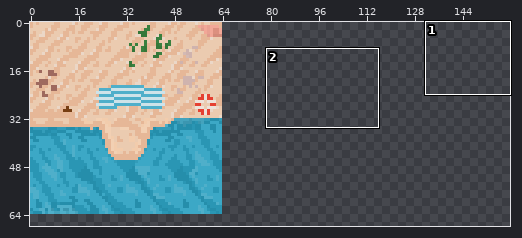
One commit to this sprite sheet: Assets/Environment/BeachTilest.png. The first picture is a wide view before the edit; the outline marks the close-up.
Close-up. As it was:
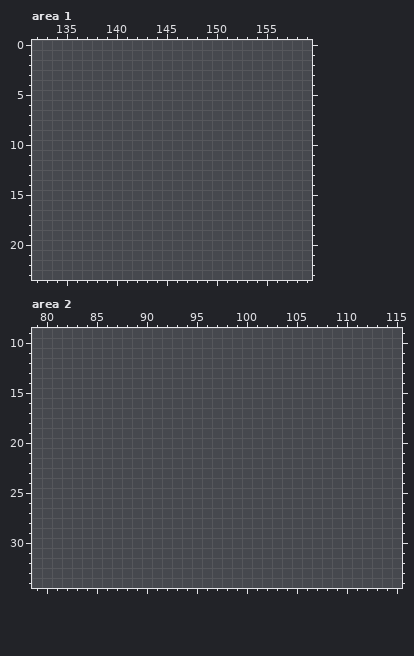
The file is 160x160 pixels. Colours within 5 levels of each other are drawn and written as one. Shown: area 1: x 132..159, y 0..23; area 2: x 79..115, y 9..34. The wide view leaves out empty margins.
The same view after the edit:
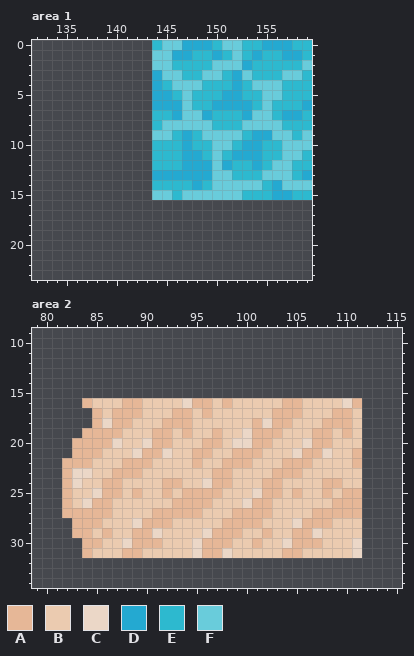
Palette (. is transparent): A #e6b797  B #ebcbb0  C #ebd7c7  D #24a9d1  E #2db9cf  F #69ccdb
Diff:
Area 1:
y 0: x 144..159 ................ -> EFFDDDEFFEEDDDEE
y 1: x 144..159 ................ -> FFDDEEDEFEDEEDDE
y 2: x 144..159 ................ -> FFEEEEFFFDEEEEEF
y 3: x 144..159 ................ -> DFFEEFFEDFEEEFFE
y 4: x 144..159 ................ -> DEFFFEEEDEFFFEEE
y 5: x 144..159 ................ -> DDEFEEEDDEEFFEEE
y 6: x 144..159 ................ -> DDDFEEDDDDEFEEED
y 7: x 144..159 ................ -> EEDFFDEEEDFFEDDE
y 8: x 144..159 ................ -> EFFFFFEEEFFFFEEE
y 9: x 144..159 ................ -> FFEDEFFFFEDDFFEF
y 10: x 144..159 ................ -> EEEDEEFFEDDEEFFF
y 11: x 144..159 ................ -> EEEDDEFEDDDEEFFE
y 12: x 144..159 ................ -> EEEDDDFDEEDEFFEE
y 13: x 144..159 ................ -> DDDDDDFFEEEFFFED
y 14: x 144..159 ................ -> EEEEDEFFFFFEDFFF
y 15: x 144..159 ................ -> FFEFFFFFFEEEDDEE
Area 2:
y 16: x 84..111 ............................ -> ABBBAABBBBCAABABBBBBAABBBBCA
y 17: x 85..111 ........................... -> ABAAABBBAABABBBBBBAAABBBAAB
y 18: x 85..111 ........................... -> ACAABBBAAABBBBBBACAABBBAAAB
y 19: x 84..111 ............................ -> AAAABBBAABABBABBCAAABBBAABAB
y 20: x 83..111 ............................. -> AAAACBBCAABBBAABCCAABBBCAABBB
y 21: x 83..111 ............................. -> AAABBBCAACBBAABBAAABBBCAACBBA
y 22: x 82..111 .............................. -> AAABBBAAABBBBABBAAABBBAAABBBBA
y 23: x 82..111 .............................. -> ACCBBAAABBBBBBBAABBBBAAABBBBBB
y 24: x 82..111 .............................. -> ACBBAABBBBAABBCAABBBAABBBBAABB
y 25: x 82..111 .............................. -> ABBCAABABBABAAAABBBCAABABBABAA
y 26: x 82..111 .............................. -> ABCAABBBBBBAAAABBBCAABBBBBBAAA
y 27: x 82..111 .............................. -> AAAAABBBBAAAAABBBAAAABBBBAAAAA
y 28: x 83..111 ............................. -> AAABBBCAAABBBBBAAAABBBCAAABBB
y 29: x 83..111 ............................. -> AABABBAACBBBBCAAABBABBAACBBBB
y 30: x 84..111 ............................ -> AABBCAAABBBCAAABBABBCAAABBBC
y 31: x 84..111 ............................ -> ABBBAABBBBBCAACBBBBBAABBBBBC
